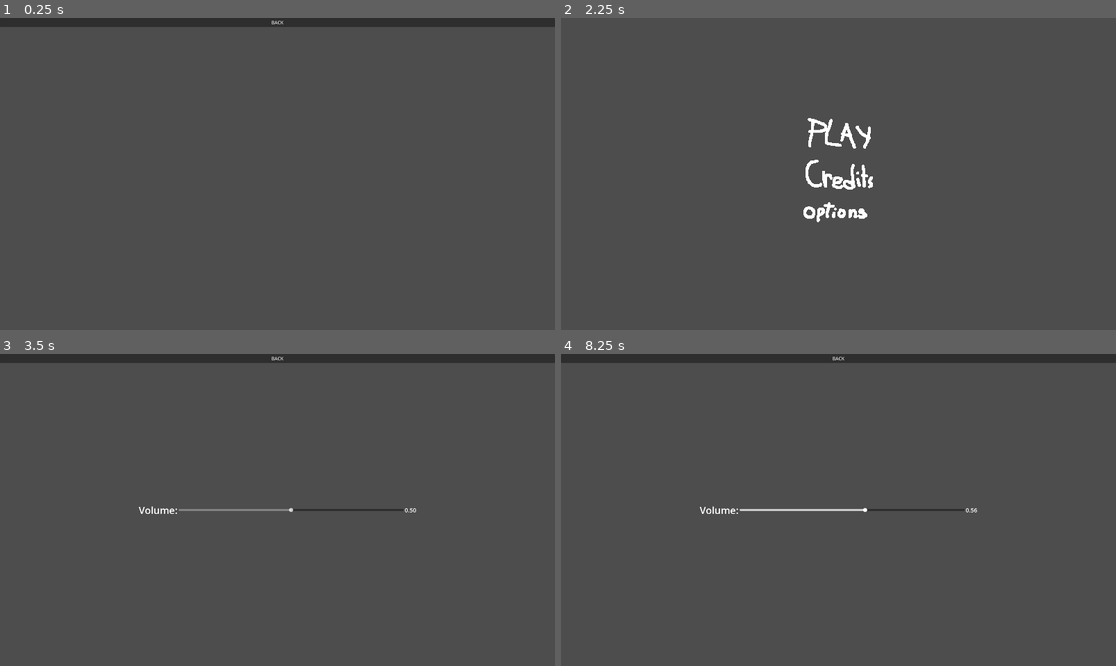
Above: before the commit, frames 1-4 (two rows, left to right).
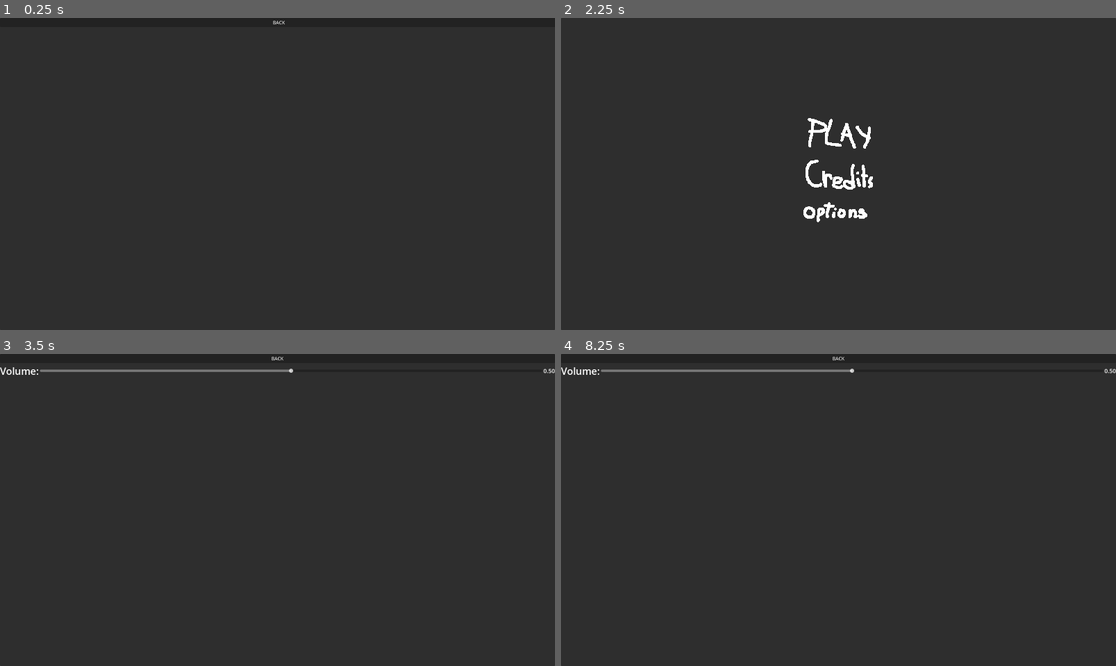
Above: after the commit, the same moments.

Repository: Quarticore/UntitledTomatoGame
Game: Godot game, scene res://scenes/credits_menu.tscn
The game is run twice, just before and just after one commit, with the same random seed, the same clock (stepped at 60 frames per second) and the same inputs. This scene is started directly instead of the project's main scene.
Inputs (mouse positions are in pixels of both pictures, inside the frame that each line leads up to):
- Up to frame 1 (0.25 s): no input
- Up to frame 2 (2.25 s): click "BACK" at 0.5 s; click (838, 174) at 1.25 s; click "BACK" at 2 s
- Up to frame 3 (3.5 s): click (277, 550) at 2.75 s
- Up to frame 4 (8.25 s): tap Enter at 3.5, 5, 6.5 s; move the mouse to (960, 494) at 3.52 s; hold D (InputRight) 3.53-4.28 s; click (960, 494) at 3.6 s; tap Space at 4.25, 5.75, 7.25 s; move the mouse to (727, 525) at 4.27 s; hold A (InputLeft) 4.28-5.03 s; tap S (InputMiddle) at 4.35, 5.85, 7.35 s; move the mouse to (894, 441) at 5.02 s; hold D (InputRight) 5.03-6.53 s; click (894, 441) at 5.1 s; move the mouse to (810, 572) at 5.77 s; click (810, 572) at 5.92 s; move the mouse to (1005, 556) at 6.52 s; hold A (InputLeft) from 6.53 s (still down); click (1005, 556) at 6.6 s; move the mouse to (672, 463) at 7.27 s; move the mouse to (866, 510) at 8.02 s; click (866, 510) at 8.1 s

The runs differ from the first frame. In frame 1, 97% of the frame differs, in the area x 0-100%, y 0-100%; in frame 2, 99%; in frame 3, 97%; in frame 4, 97%.

Commit message:
Fix: menu layouts

Diff:
--- a/assets/scripts/credits_menu.gd
+++ b/assets/scripts/credits_menu.gd
@@ -1,8 +1,8 @@
-extends Control
+extends Menu
 
 var main_menu: PackedScene = load("res://scenes/main_menu.tscn")
 
 
 func _on_back_button_pressed() -> void:
-	get_tree().root.add_child(main_menu.instantiate())
+	add_to_scene(main_menu.instantiate())
 	queue_free()
--- a/assets/scripts/main_menu.gd
+++ b/assets/scripts/main_menu.gd
@@ -1,4 +1,4 @@
-extends Control
+extends Menu
 
 var credits: PackedScene = load("res://scenes/credits_menu.tscn")
 var options: PackedScene = load("res://scenes/options_menu.tscn")
@@ -9,10 +9,10 @@
 
 
 func _on_credits_button_pressed() -> void:
-	get_tree().root.add_child(credits.instantiate())
+	add_to_scene(credits.instantiate())
 	queue_free()
 
 
 func _on_options_button_pressed() -> void:
-	get_tree().root.add_child(options.instantiate())
+	add_to_scene(options.instantiate())
 	queue_free()
--- /dev/null
+++ b/assets/scripts/menu.gd
@@ -0,0 +1,5 @@
+class_name Menu extends Control
+
+
+func add_to_scene(scene: Node) -> void:
+	get_tree().root.add_child(scene)
--- a/assets/scripts/options_menu.gd
+++ b/assets/scripts/options_menu.gd
@@ -1,4 +1,4 @@
-extends Control
+extends Menu
 
 
 @export var settings: GameSettings
@@ -21,6 +21,7 @@
 func _on_volume_slider_value_changed(value: float) -> void:
 	settings.volume = value
 
+
 func _on_back_button_pressed() -> void:
-	get_tree().root.add_child(main_menu.instantiate())
+	add_to_scene(main_menu.instantiate())
 	queue_free()
--- a/scenes/credits_menu.tscn
+++ b/scenes/credits_menu.tscn
@@ -11,16 +11,31 @@
 grow_vertical = 2
 script = ExtResource("1_m2tlc")
 
-[node name="VBoxContainer" type="VBoxContainer" parent="."]
+[node name="Panel" type="Panel" parent="."]
+layout_mode = 1
+anchors_preset = 8
+anchor_left = 0.5
+anchor_top = 0.5
+anchor_right = 0.5
+anchor_bottom = 0.5
+offset_left = -960.0
+offset_top = -540.0
+offset_right = 960.0
+offset_bottom = 540.0
+grow_horizontal = 2
+grow_vertical = 2
+
+[node name="VBoxContainer" type="VBoxContainer" parent="Panel"]
 layout_mode = 1
 anchors_preset = 15
 anchor_right = 1.0
 anchor_bottom = 1.0
+offset_right = 10.0
 grow_horizontal = 2
 grow_vertical = 2
 
-[node name="BackButton" type="Button" parent="VBoxContainer"]
+[node name="BackButton" type="Button" parent="Panel/VBoxContainer"]
 layout_mode = 2
 text = "BACK"
 
-[connection signal="pressed" from="VBoxContainer/BackButton" to="." method="_on_back_button_pressed"]
+[connection signal="pressed" from="Panel/VBoxContainer/BackButton" to="." method="_on_back_button_pressed"]
--- a/scenes/main_menu.tscn
+++ b/scenes/main_menu.tscn
@@ -14,7 +14,21 @@
 grow_vertical = 2
 script = ExtResource("1_2c87o")
 
-[node name="VBoxContainer" type="VBoxContainer" parent="."]
+[node name="Panel" type="Panel" parent="."]
+layout_mode = 1
+anchors_preset = 8
+anchor_left = 0.5
+anchor_top = 0.5
+anchor_right = 0.5
+anchor_bottom = 0.5
+offset_left = -960.0
+offset_top = -540.0
+offset_right = 960.0
+offset_bottom = 540.0
+grow_horizontal = 2
+grow_vertical = 2
+
+[node name="VBoxContainer" type="VBoxContainer" parent="Panel"]
 layout_mode = 1
 anchors_preset = 8
 anchor_left = 0.5
@@ -22,31 +36,31 @@
 anchor_right = 0.5
 anchor_bottom = 0.5
 offset_left = -64.0
-offset_top = -66.0
+offset_top = -100.0
 offset_right = 64.0
-offset_bottom = 66.0
+offset_bottom = 100.0
 grow_horizontal = 2
 grow_vertical = 2
 scale = Vector2(2, 2)
 pivot_offset = Vector2(64, 96)
 
-[node name="PlayButton" type="TextureButton" parent="VBoxContainer"]
+[node name="PlayButton" type="TextureButton" parent="Panel/VBoxContainer"]
 texture_filter = 1
 layout_mode = 2
 texture_normal = ExtResource("1_6lia3")
 stretch_mode = 5
 
-[node name="CreditsButton" type="TextureButton" parent="VBoxContainer"]
+[node name="CreditsButton" type="TextureButton" parent="Panel/VBoxContainer"]
 texture_filter = 1
 layout_mode = 2
 texture_normal = ExtResource("3_no1uo")
 
-[node name="OptionsButton" type="TextureButton" parent="VBoxContainer"]
+[node name="OptionsButton" type="TextureButton" parent="Panel/VBoxContainer"]
 texture_filter = 1
 layout_mode = 2
 texture_normal = ExtResource("3_k6och")
 stretch_mode = 5
 
-[connection signal="pressed" from="VBoxContainer/PlayButton" to="." method="_on_play_button_pressed"]
-[connection signal="pressed" from="VBoxContainer/CreditsButton" to="." method="_on_credits_button_pressed"]
-[connection signal="pressed" from="VBoxContainer/OptionsButton" to="." method="_on_options_button_pressed"]
+[connection signal="pressed" from="Panel/VBoxContainer/PlayButton" to="." method="_on_play_button_pressed"]
+[connection signal="pressed" from="Panel/VBoxContainer/CreditsButton" to="." method="_on_credits_button_pressed"]
+[connection signal="pressed" from="Panel/VBoxContainer/OptionsButton" to="." method="_on_options_button_pressed"]
--- a/scenes/options_menu.tscn
+++ b/scenes/options_menu.tscn
@@ -15,7 +15,21 @@
 script = ExtResource("1_x5gyv")
 settings = ExtResource("2_e2sog")
 
-[node name="VBoxContainer" type="VBoxContainer" parent="."]
+[node name="Panel" type="Panel" parent="."]
+layout_mode = 1
+anchors_preset = 8
+anchor_left = 0.5
+anchor_top = 0.5
+anchor_right = 0.5
+anchor_bottom = 0.5
+offset_left = -960.0
+offset_top = -540.0
+offset_right = 960.0
+offset_bottom = 540.0
+grow_horizontal = 2
+grow_vertical = 2
+
+[node name="VBoxContainer" type="VBoxContainer" parent="Panel"]
 layout_mode = 1
 anchors_preset = 15
 anchor_right = 1.0
@@ -23,32 +37,19 @@
 grow_horizontal = 2
 grow_vertical = 2
 
-[node name="BackButton" type="Button" parent="VBoxContainer"]
+[node name="BackButton" type="Button" parent="Panel/VBoxContainer"]
 layout_mode = 2
 text = "BACK"
 
-[node name="GridContainer" type="GridContainer" parent="."]
-layout_mode = 1
-anchors_preset = 8
-anchor_left = 0.5
-anchor_top = 0.5
-anchor_right = 0.5
-anchor_bottom = 0.5
-offset_left = -480.0
-offset_top = -23.5
-offset_right = 480.0
-offset_bottom = 23.5
-grow_horizontal = 2
-grow_vertical = 2
-pivot_offset = Vector2(480, 0)
-columns = 3
+[node name="VolumeHBox" type="HBoxContainer" parent="Panel/VBoxContainer"]
+layout_mode = 2
 
-[node name="VolumeLabel" type="Label" parent="GridContainer"]
+[node name="VolumeLabel" type="Label" parent="Panel/VBoxContainer/VolumeHBox"]
 layout_mode = 2
 text = "Volume:"
 label_settings = ExtResource("2_p2n3p")
 
-[node name="VolumeSlider" type="HSlider" parent="GridContainer"]
+[node name="VolumeSlider" type="HSlider" parent="Panel/VBoxContainer/VolumeHBox"]
 layout_mode = 2
 size_flags_horizontal = 3
 size_flags_vertical = 4
@@ -56,10 +57,10 @@
 step = 0.01
 value = 0.5
 
-[node name="VolumeValue" type="Label" parent="GridContainer"]
+[node name="VolumeValue" type="Label" parent="Panel/VBoxContainer/VolumeHBox"]
 layout_mode = 2
 text = "0.50"
 label_settings = ExtResource("3_o0lpl")
 
-[connection signal="pressed" from="VBoxContainer/BackButton" to="." method="_on_back_button_pressed"]
-[connection signal="value_changed" from="GridContainer/VolumeSlider" to="." method="_on_volume_slider_value_changed"]
+[connection signal="pressed" from="Panel/VBoxContainer/BackButton" to="." method="_on_back_button_pressed"]
+[connection signal="value_changed" from="Panel/VBoxContainer/VolumeHBox/VolumeSlider" to="." method="_on_volume_slider_value_changed"]
--- a/scenes/testing.tscn
+++ b/scenes/testing.tscn
@@ -1,3 +1,4 @@
 [gd_scene format=3 uid="uid://bmxar4fc4m40v"]
 
 [node name="Testing" type="Node2D"]
+position = Vector2(960, 540)
Not shown: 1 places in scenes/main.tscn that only renumber resources
